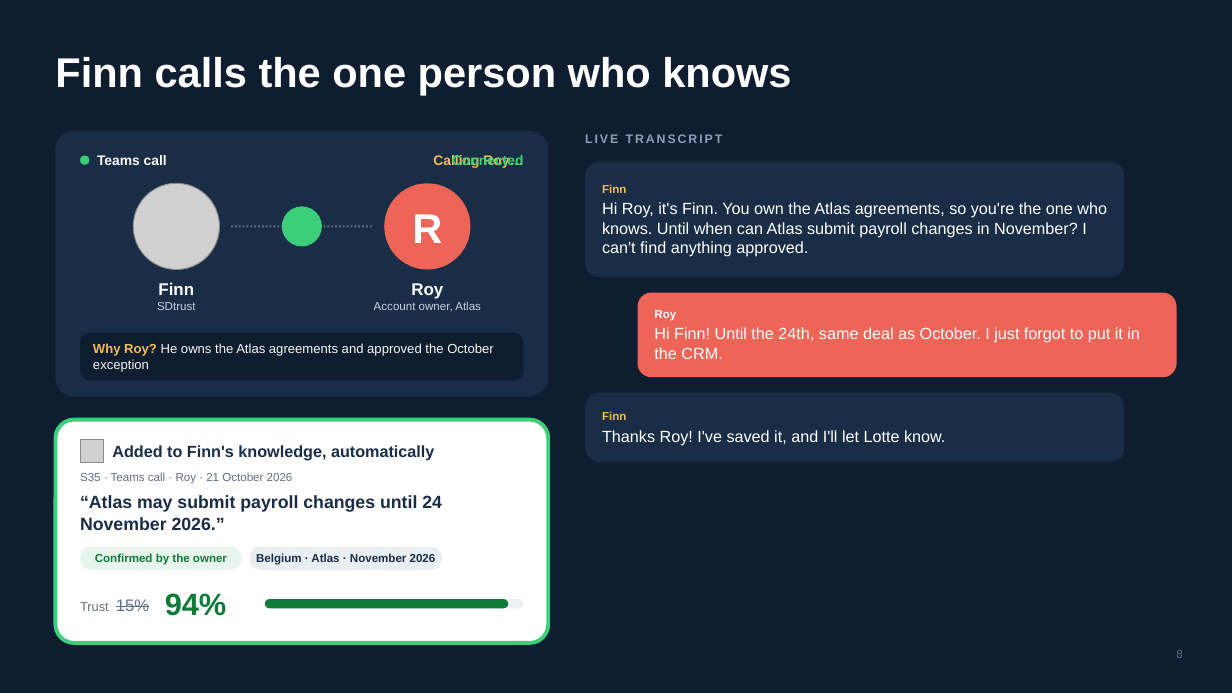
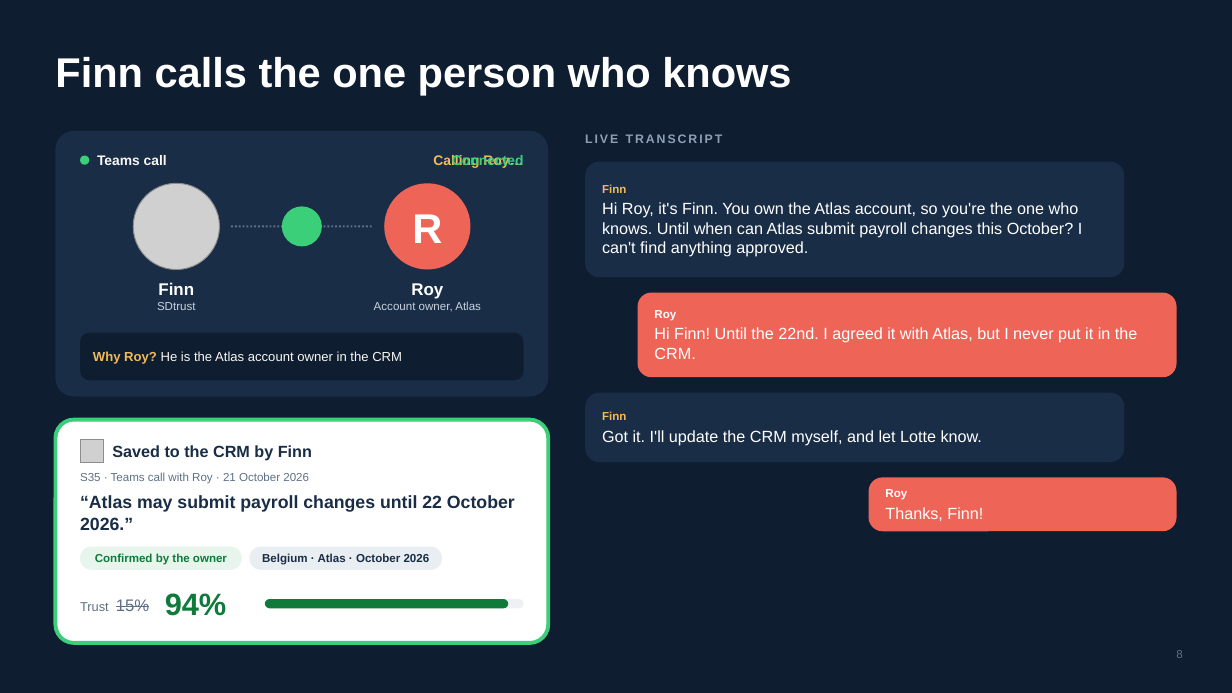
Before and after one commit to rheerkens/tectonic-hackathon-2026-october-finals, a slide deck: slide 8 of docs/pitch/SDtrust-pitch.pptx. Drawn at 1232x693 pixels with LibreOffice and Linux fonts; fonts in the diff are those of the drawing; grey boxes stand for pictures; background and template pictures are left out. Boxes give left, top, right and bottom in pixels: in the first picture for what was removed or moved away, otherwise in the second. Text is boxed around its words. In the diff, an @@ line names an element or a change of style, - is before the commit and + after.

```diff
--- a/docs/pitch/SDtrust-pitch.pptx
+++ b/docs/pitch/SDtrust-pitch.pptx
@@ text in rounded rectangle at [602, 202, 1082, 257]: text changed @@
-Hi Roy, it's Finn. You own the Atlas agreements, so you're the one who knows. Until when can Atlas submit payroll changes in November? I can't find anything approved.
+Hi Roy, it's Finn. You own the Atlas account, so you're the one who knows. Until when can Atlas submit payroll changes this October? I can't find anything approved.
@@ text in rounded rectangle at [654, 327, 1137, 359]: text changed @@
-Hi Finn! Until the 24th, same deal as October. I just forgot to put it in the CRM.
+Hi Finn! Until the 22nd. I agreed it with Atlas, but I never put it in the CRM.
@@ text in rounded rectangle at [93, 351, 402, 364]: text changed @@
-Why Roy? He owns the Atlas agreements and approved the October exception
+Why Roy? He is the Atlas account owner in the CRM
@@ text at [112, 445, 312, 461]: text changed @@
-Added to Finn's knowledge, automatically
+Saved to the CRM by Finn
@@ text in rounded rectangle at [602, 430, 982, 445]: text changed @@
-Thanks Roy! I've saved it, and I'll let Lotte know.
+Got it. I'll update the CRM myself, and let Lotte know.
@@ text at [80, 472, 309, 484]: text changed @@
-S35 · Teams call · Roy · 21 October 2026
+S35 · Teams call with Roy · 21 October 2026
@@ rounded rectangle added at [869, 478, 1177, 531], fill #EE6558, 12.6 pt, text #FFFFFF @@
+Roy
+Thanks, Finn!
@@ text at [80, 495, 515, 530]: text changed @@
-“Atlas may submit payroll changes until 24 November 2026.”
+“Atlas may submit payroll changes until 22 October 2026.”
@@ text in rounded rectangle at [262, 553, 430, 565]: text changed @@
-Belgium · Atlas · November 2026
+Belgium · Atlas · October 2026
```
Also in this commit, not shown: 1 other slide changed, 8 other files.
